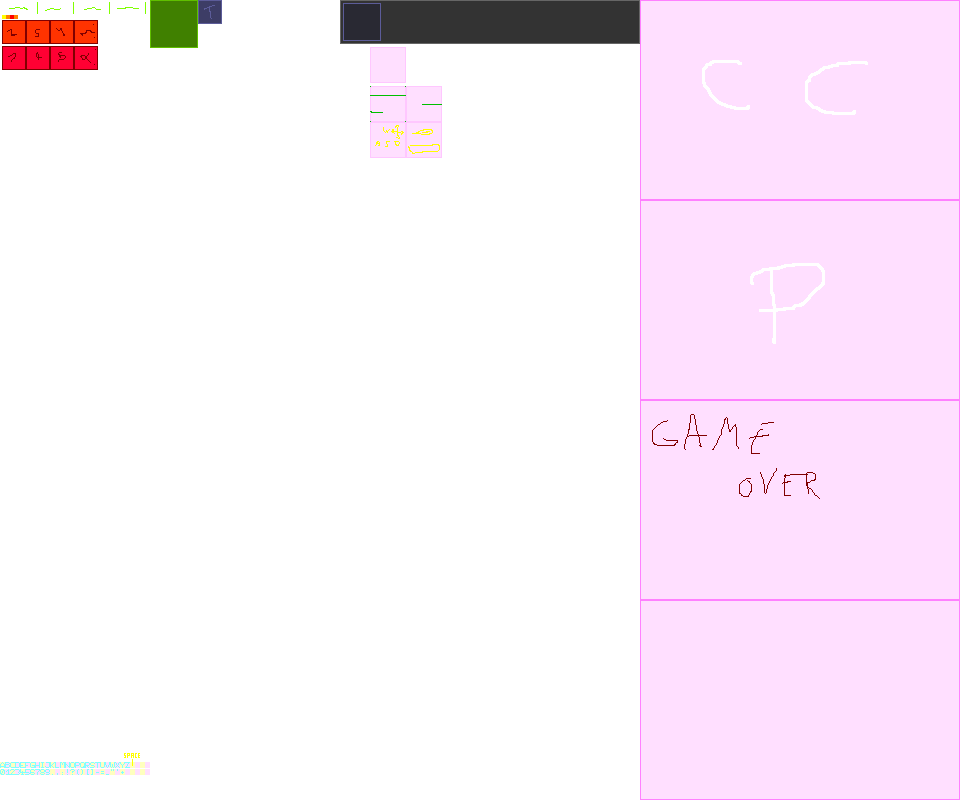
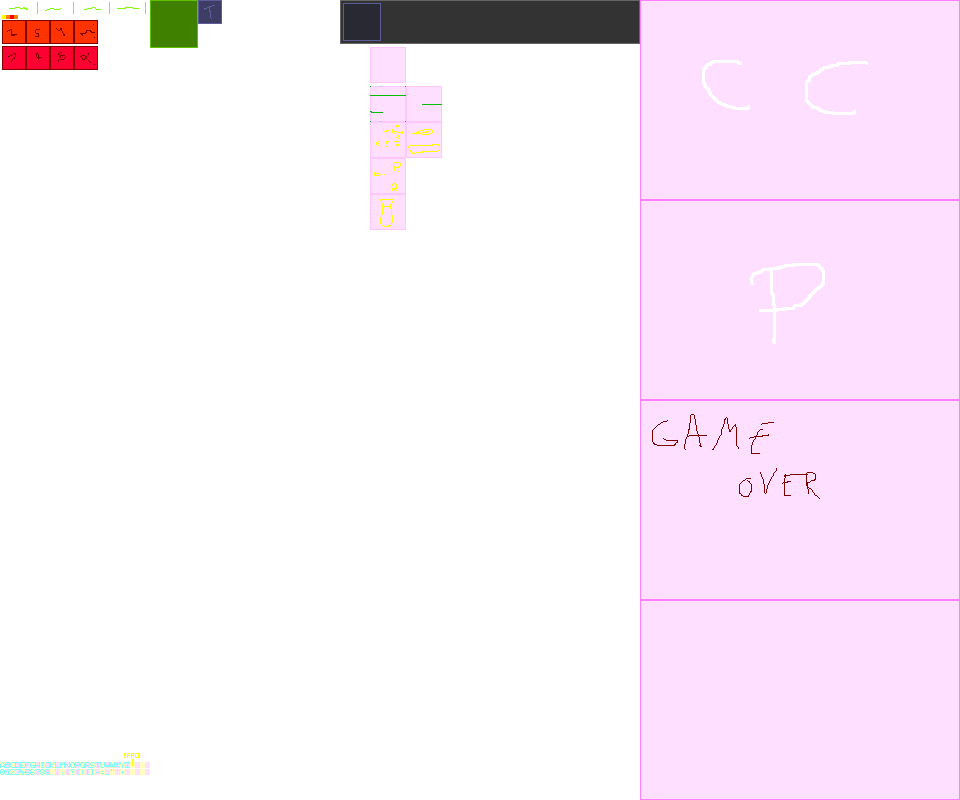
The second (960, 800) image is a revision of the first. Changes to its layers:
painted on "sprites" over (374, 162, 401, 227)
painted on "helpers" over (370, 158, 406, 230)
